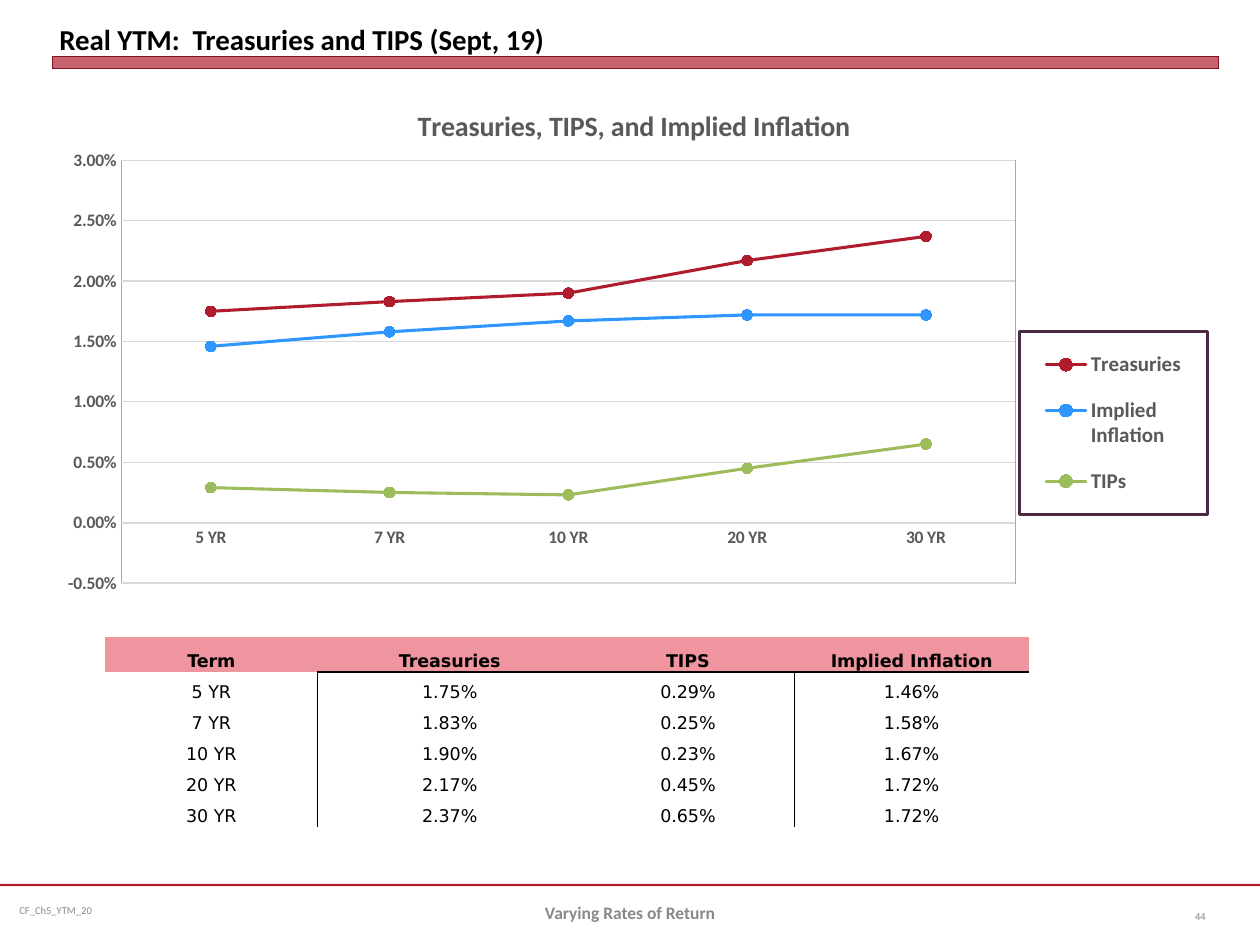
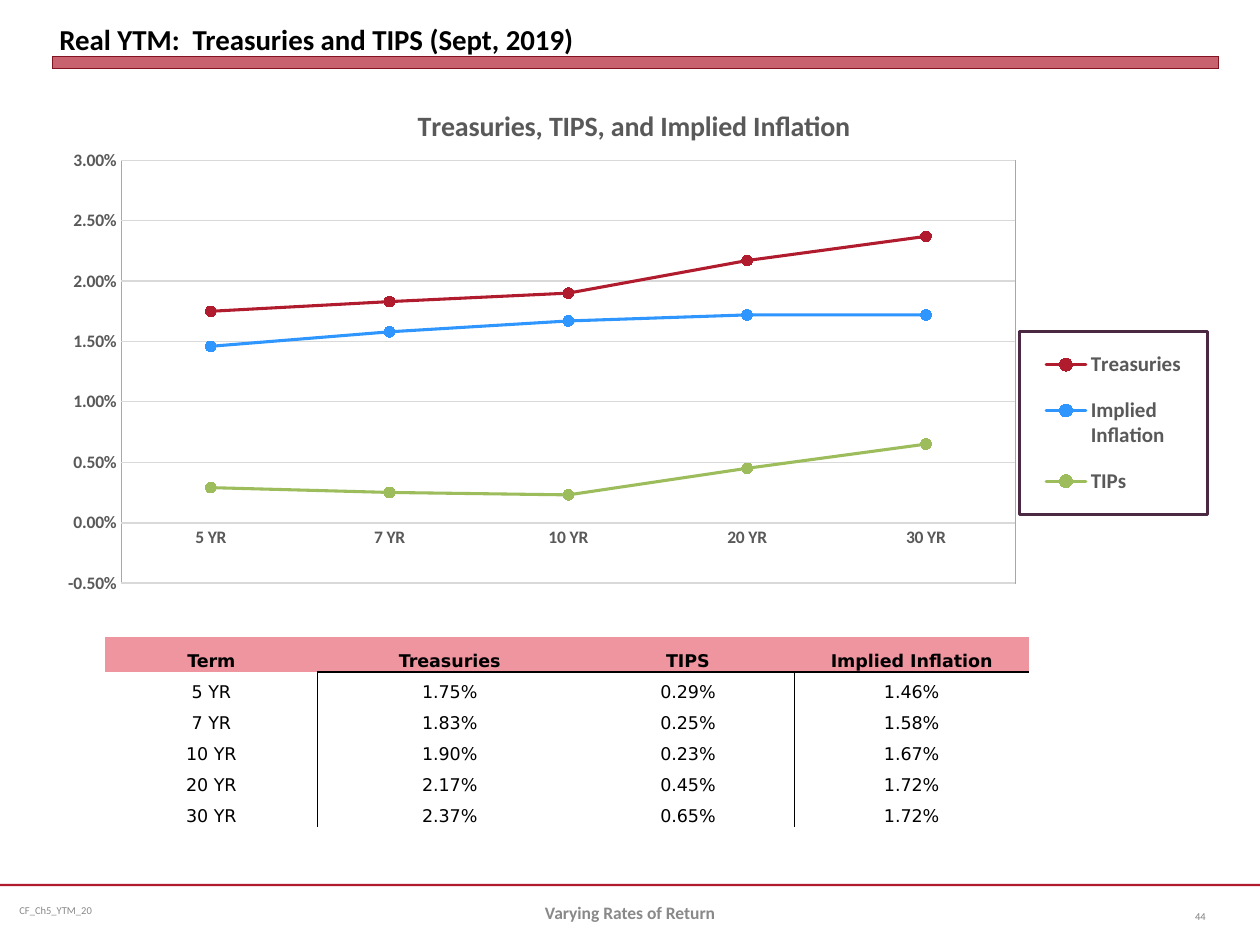
Before and after one commit to jmc877/Corporate-Finance, a slide deck: slide 44 of slides/CF_Ch5_YTM_20.pptx. Drawn at 1260x945 pixels with LibreOffice and Linux fonts; fonts in the diff are those of the drawing. Boxes give left, top, right and bottom in pixels: in the first picture for what was removed or moved away, otherwise in the second. Text is boxed around its words. In the diff, an @@ line names an element or a change of style, - is before the commit and + after.

```diff
--- a/slides/CF_Ch5_YTM_20.pptx
+++ b/slides/CF_Ch5_YTM_20.pptx
@@ title at (x1=59, y1=28, x2=573, y2=57): text changed @@
-Real YTM: Treasuries and TIPS (Sept, 19)
+Real YTM: Treasuries and TIPS (Sept, 2019)
```
Also in this commit, not shown: 2 other slides changed, 4 other files.
